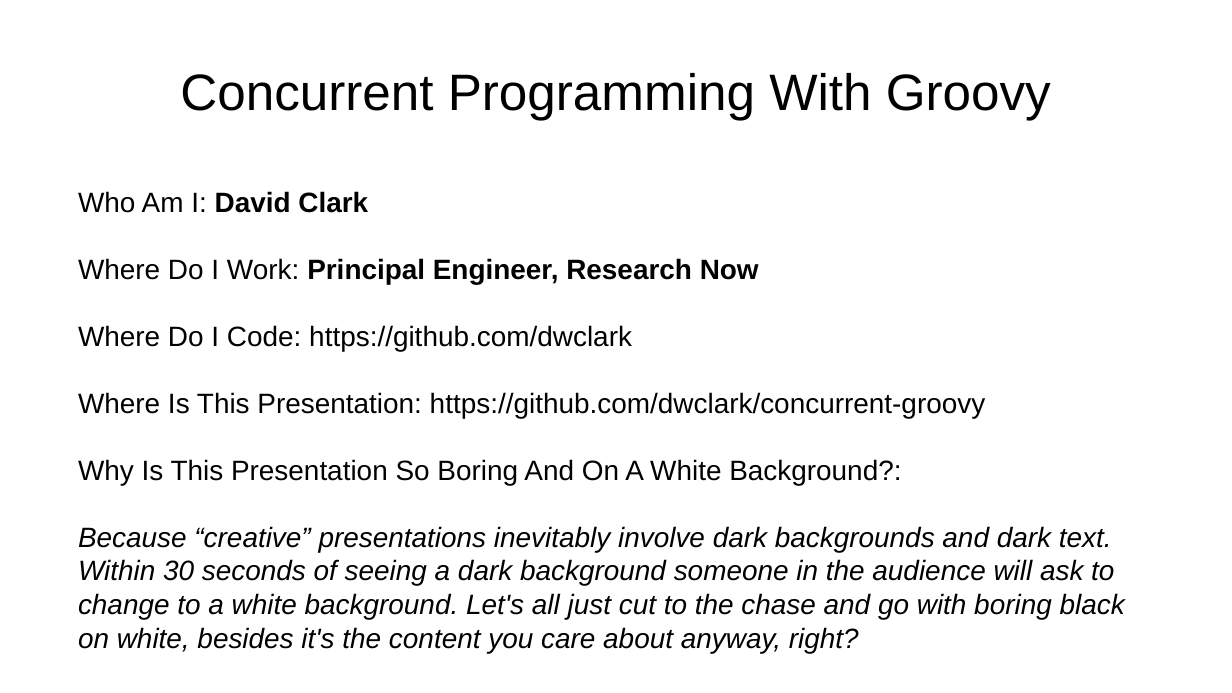
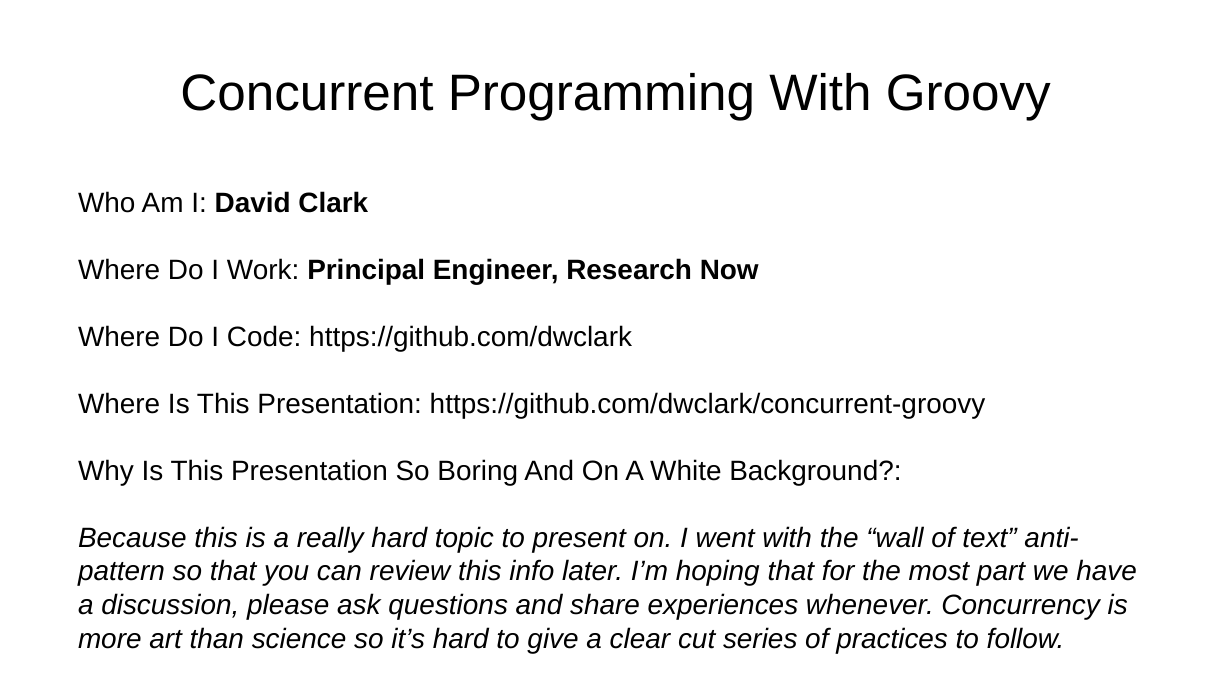
Before and after one commit to dwclark/concurrent-groovy, a slide deck: slide 1 of concurrent-groovy.odp. Drawn at 1232x693 pixels with LibreOffice and Linux fonts; fonts in the diff are those of the drawing. Boxes give left, top, right and bottom in pixels: in the first picture for what was removed or moved away, otherwise in the second. Text is boxed around its words. In the diff, an @@ line names an element or a change of style, - is before the commit and + after.

```diff
--- a/concurrent-groovy.odp
+++ b/concurrent-groovy.odp
@@ text at (78,526,1137,653): text changed @@
-Because “creative” presentations inevitably involve dark backgrounds and dark text. Within 30 seconds of seeing a dark background someone in the audience will ask to change to a white background. Let's all just cut to the chase and go with boring black on white, besides it's the content you care about anyway, right?
+Because this is a really hard topic to present on. I went with the “wall of text” anti-pattern so that you can review this info later. I’m hoping that for the most part we have a discussion, please ask questions and share experiences whenever. Concurrency is more art than science so it’s hard to give a clear cut series of practices to follow.
```
Also in this commit, not shown: 2 other slides changed, 9 slides added, 2 slides removed, 3 other files.
